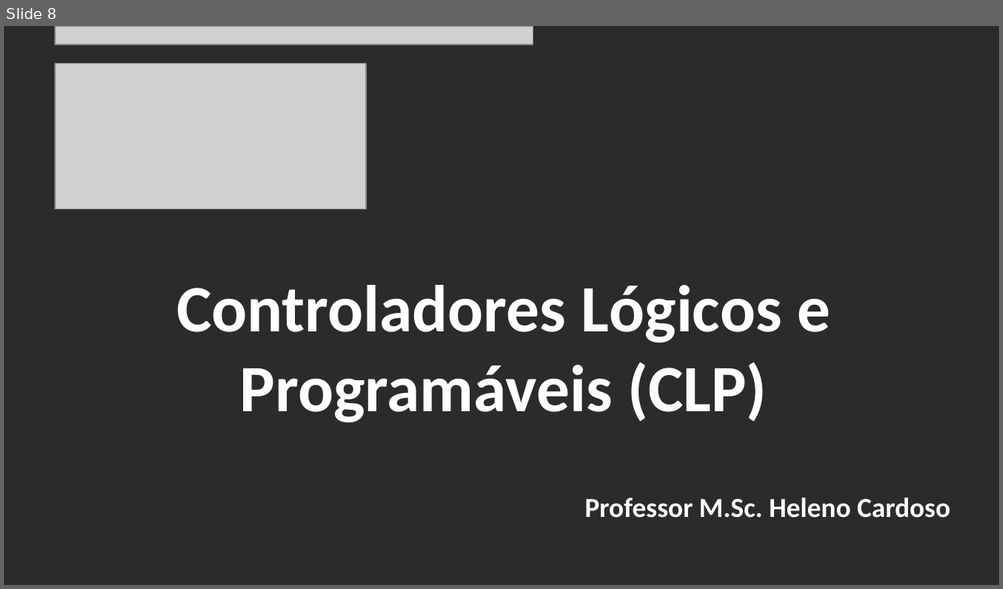
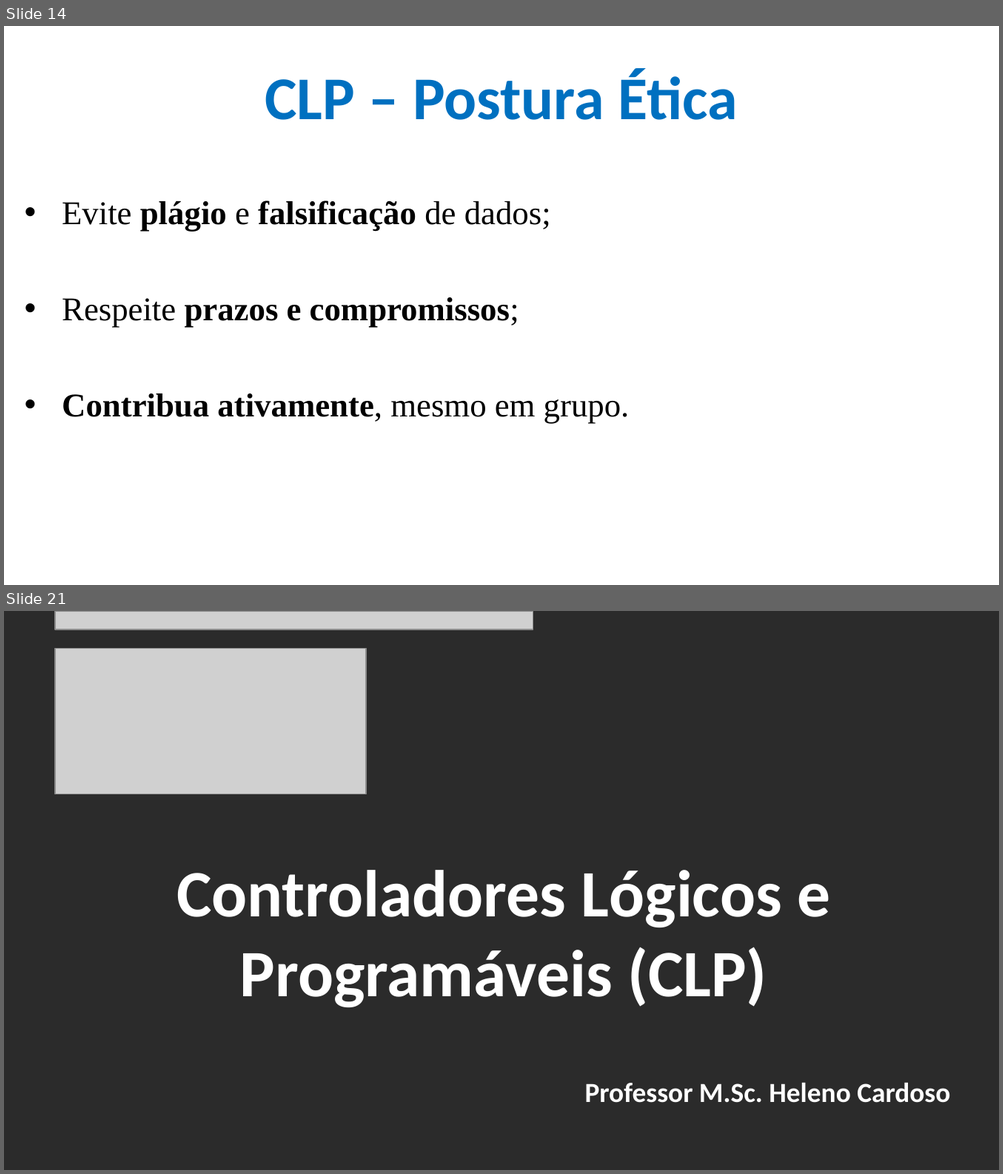
Before and after one commit to CloudEducationBrazil/WydenUniRuyControladoresLogicosProgCLP, a slide deck: 01 Classes/Aula10 - CLP - Recomendações Projetos Supervisórios.pptx. Shown one above the other, each under a label of ours: slide 8 before the commit, slides 14 and 21 after it; the slides between them are not shown. The pictures are 1003x589 and 1003x1174 pixels, drawn with LibreOffice and Linux fonts; fonts in the diff are those of the drawing; grey boxes stand for pictures; background and template pictures are left out; a plain dark background stands for a picture behind light text. Boxes give left, top, right and bottom in pixels: in the first picture for what was removed or moved away, otherwise in the second. Text is boxed around its words. In the diff, an @@ line names an element or a change of style, - is before the commit and + after.

```diff
--- a/01 Classes/Aula10 - CLP - Recomendações Projetos Supervisórios.pptx
+++ b/01 Classes/Aula10 - CLP - Recomendações Projetos Supervisórios.pptx
@@ slide 14 added at [4,26,999,585], background picture (left out) @@
@@ title added at [264,69,737,120], 44 pt, text #0070C0, bold @@
+CLP – Postura Ética
@@ text added at [62,201,629,424], 24 pt, text #000000, bold @@
+• Evite plágio e falsificação de dados;
+• Respeite prazos e compromissos;
+• Contribua ativamente, mesmo em grupo.
@@ what was slide 8 is now slide 21 @@
```
Also in this commit, not shown: 6 slides changed, 12 other slides added, 1 other file.
